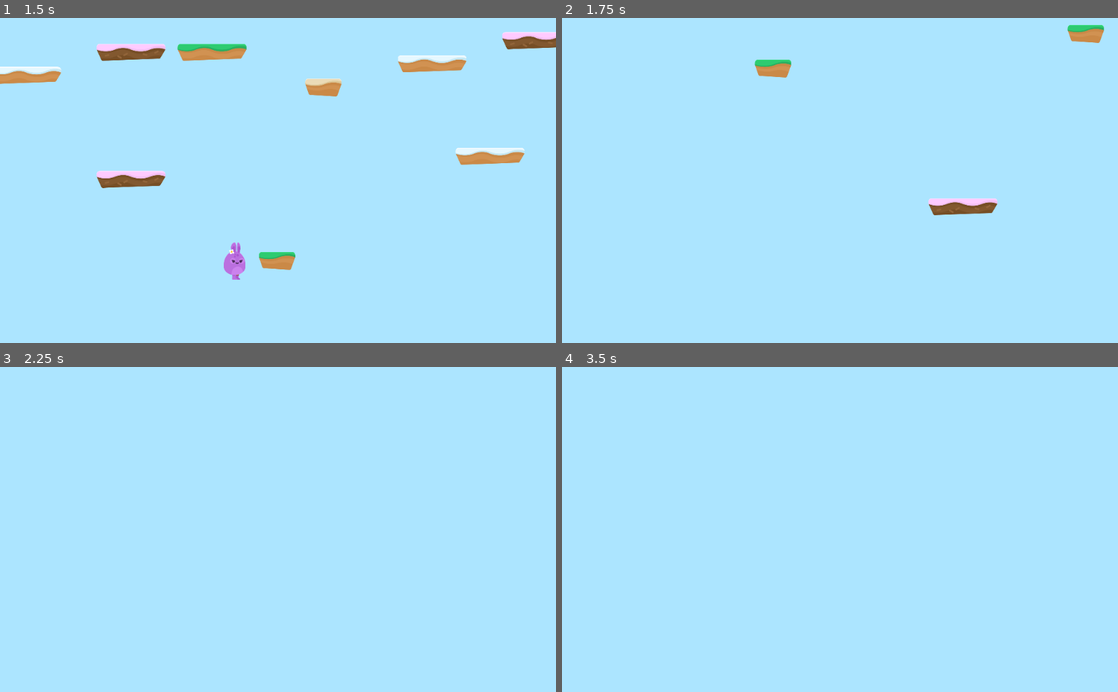
Above: before the commit, frames 1-4 (two rows, left to right).
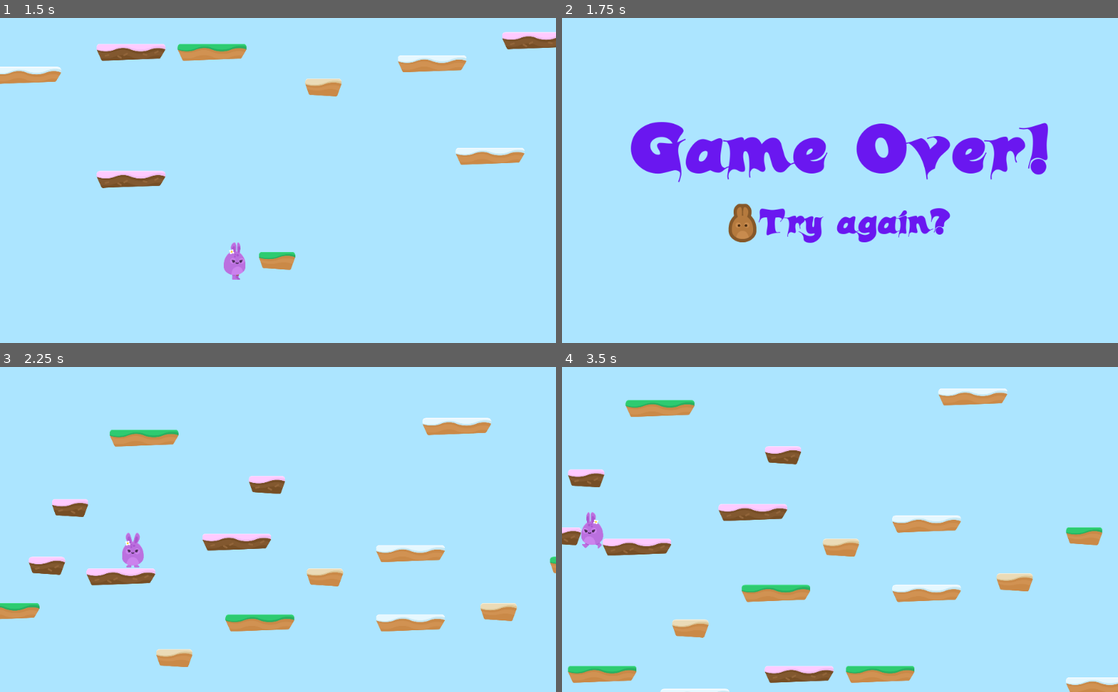
Above: after the commit, the same moments.

Repository: bennetimo/HoppyDays
Game: Godot game, scene res://Levels/Level1.tscn
Two runs of this game, one before a commit and one after it. Both use one fixed random seed, a clock stepped at 60 frames per second and the inputs below.
Inputs (mouse positions are in pixels of both pictures, inside the frame that each line leads up to):
- Up to frame 1 (1.5 s): hold D (right) from 0.53 s (still down); tap Space (jump) at 0.77 s
- Up to frame 2 (1.75 s): keep holding D (right); tap Space (jump) at 1.52 s
- Up to frame 3 (2.25 s): release D (right) at 2 s; click (177, 575) at 2.02 s
- Up to frame 4 (3.5 s): hold A (left) from 2.78 s (still down)

Frame 1 is identical in both runs. In frame 2, 9.2% of the frame differs, in the area x 12-98%, y 2-70%; in frame 3, 6.8%; in frame 4, 8.9%.

Commit message:
add game over screen

Diff:
--- /dev/null
+++ b/Levels/GameOver.gd
@@ -0,0 +1,4 @@
+extends Control
+
+func _on_RestartButton_pressed():
+	get_tree().change_scene("res://Levels/Level1.tscn")
--- /dev/null
+++ b/Levels/GameOver.tscn
@@ -0,0 +1,64 @@
+[gd_scene load_steps=7 format=2]
+
+[ext_resource path="res://Levels/GameOver.gd" type="Script" id=1]
+[ext_resource path="res://GFX/Background/bg_layer1.png" type="Texture" id=2]
+[ext_resource path="res://Fonts/candles_.ttf" type="DynamicFontData" id=3]
+[ext_resource path="res://GFX/HUD/lifes.png" type="Texture" id=4]
+
+[sub_resource type="DynamicFont" id=1]
+size = 128
+use_filter = true
+font_data = ExtResource( 3 )
+
+[sub_resource type="DynamicFont" id=2]
+size = 64
+font_data = ExtResource( 3 )
+
+[node name="GameOver" type="Control"]
+anchor_right = 1.0
+anchor_bottom = 1.0
+script = ExtResource( 1 )
+
+[node name="TextureRect" type="TextureRect" parent="."]
+anchor_right = 1.0
+anchor_bottom = 1.0
+texture = ExtResource( 2 )
+expand = true
+
+[node name="CenterContainer" type="CenterContainer" parent="."]
+anchor_right = 1.0
+anchor_bottom = 1.0
+
+[node name="VBoxContainer" type="VBoxContainer" parent="CenterContainer"]
+margin_left = 125.0
+margin_top = 175.0
+margin_right = 898.0
+margin_bottom = 425.0
+
+[node name="Label" type="Label" parent="CenterContainer/VBoxContainer"]
+margin_right = 773.0
+margin_bottom = 164.0
+custom_fonts/font = SubResource( 1 )
+custom_colors/font_color = Color( 0.419608, 0.0941176, 0.945098, 1 )
+text = "Game Over!"
+
+[node name="HBoxContainer" type="HBoxContainer" parent="CenterContainer/VBoxContainer"]
+margin_top = 168.0
+margin_right = 773.0
+margin_bottom = 250.0
+alignment = 1
+
+[node name="RestartButton" type="TextureButton" parent="CenterContainer/VBoxContainer/HBoxContainer"]
+margin_left = 181.0
+margin_right = 233.0
+margin_bottom = 82.0
+texture_normal = ExtResource( 4 )
+
+[node name="Label" type="Label" parent="CenterContainer/VBoxContainer/HBoxContainer"]
+margin_left = 237.0
+margin_right = 591.0
+margin_bottom = 82.0
+custom_fonts/font = SubResource( 2 )
+custom_colors/font_color = Color( 0.419608, 0.0941176, 0.945098, 1 )
+text = "Try again?"
+[connection signal="pressed" from="CenterContainer/VBoxContainer/HBoxContainer/RestartButton" to="." method="_on_RestartButton_pressed"]
--- a/Player/Player.gd
+++ b/Player/Player.gd
@@ -6,6 +6,7 @@
 const GRAVITY = 300
 const UP = Vector2(0, -1)
 const JUMP_SPEED = 4000
+const WORLD_LIMIT = 3000
 
 signal animate
 
@@ -17,6 +18,9 @@
 	motion = move_and_slide(motion, UP)
 
 func apply_gravity():
+	if position.y > WORLD_LIMIT:
+		end_game()
+
 	if is_on_ceiling():
 		motion.y = 1
 	else:
@@ -36,3 +40,6 @@
 
 func animate():
 	emit_signal("animate", motion)
+
+func end_game():
+	get_tree().change_scene("res://Levels/GameOver.tscn")
--- a/Player/Player.tscn
+++ b/Player/Player.tscn
@@ -24,7 +24,6 @@
 shape = SubResource( 1 )
 
 [node name="PlayerAnimation" parent="." instance=ExtResource( 2 )]
-frame = 0
 
 [node name="Camera2D" type="Camera2D" parent="."]
 position = Vector2( 500, 0 )
